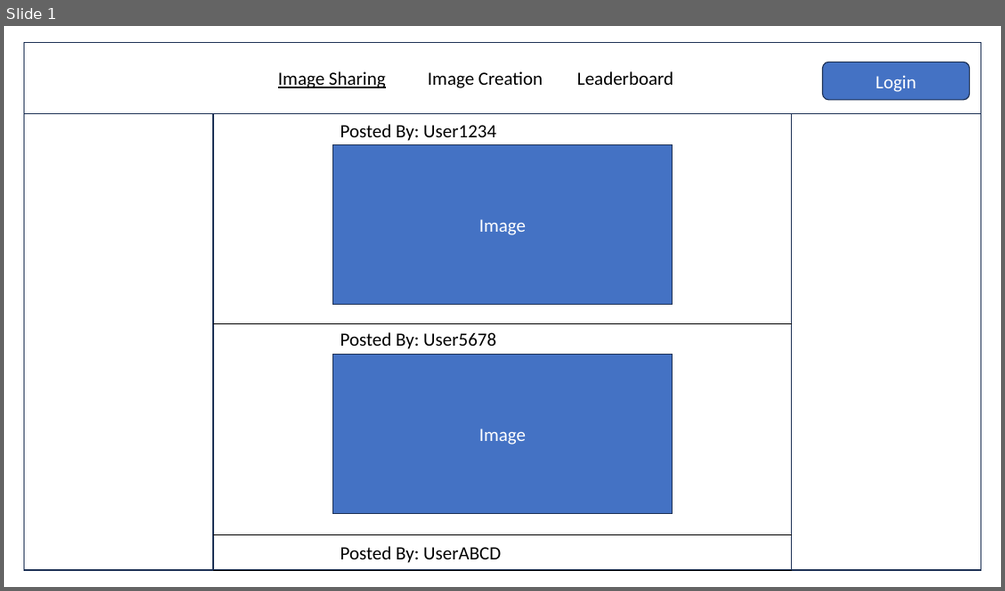
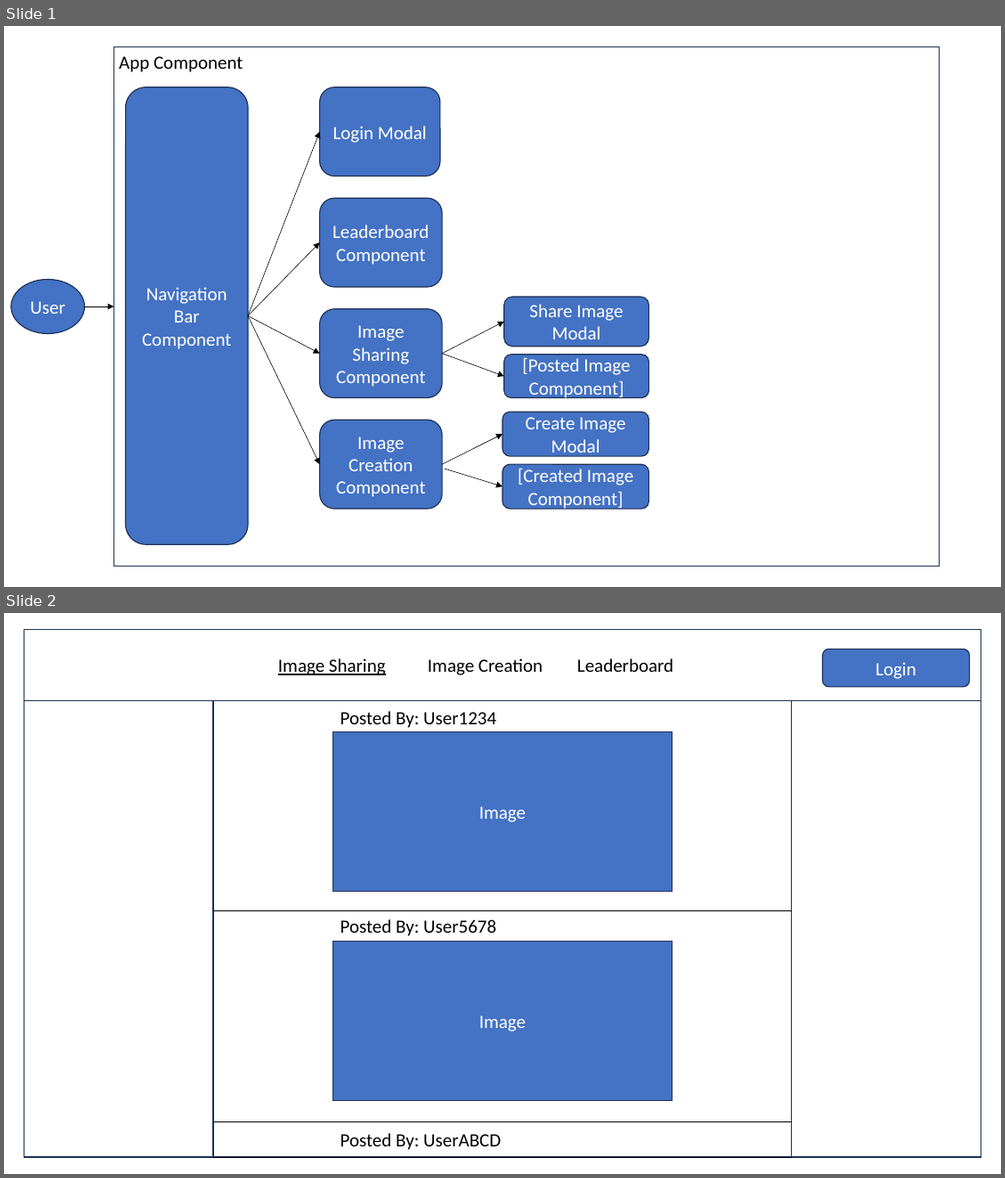
Before and after one commit to heyitsaj/CS554-Final-Project, a slide deck: documentation/final_project_planning.pptx. Shown one above the other, each under a label of ours: slide 1 before the commit, slides 1 and 2 after it. The pictures are 1005x591 and 1005x1178 pixels, drawn with LibreOffice and Linux fonts; fonts in the diff are those of the drawing. Boxes give left, top, right and bottom in pixels: in the first picture for what was removed or moved away, otherwise in the second. Text is boxed around its words. In the diff, an @@ line names an element or a change of style, - is before the commit and + after.

Commit message:
got basic structure down in powerpoint and excel. need to break things up into reasonable work sections

```diff
--- a/documentation/final_project_planning.pptx
+++ b/documentation/final_project_planning.pptx
@@ slide 1 added at box(4, 26, 1001, 587), background #FFFFFF @@
@@ rectangle added at box(114, 47, 938, 566), outline #1E3256 1 pt @@
@@ text added at box(119, 56, 243, 72), 18 pt, text #000000 @@
+App Component
@@ rounded rectangle added at box(126, 87, 249, 544), fill #4472C4, outline #1E3256 1 pt, 18 pt, text #FFFFFF @@
+Navigation Bar Component
@@ rounded rectangle added at box(320, 87, 440, 176), fill #4472C4, outline #1E3256 1 pt, 18 pt, text #FFFFFF @@
+Login Modal
@@ arrow added from (248, 316) to (320, 131), #000000 0.5 pt @@
@@ rounded rectangle added at box(320, 198, 442, 287), fill #4472C4, outline #1E3256 1 pt, 18 pt, text #FFFFFF @@
+Leaderboard
+Component
@@ arrow added from (248, 316) to (320, 242), #000000 0.5 pt @@
@@ ellipse added at box(11, 280, 84, 334), fill #4472C4, outline #1E3256 1 pt, 18 pt, text #FFFFFF @@
+User
@@ arrow added from (85, 306) to (114, 306), #000000 0.5 pt @@
@@ arrow added from (248, 316) to (320, 464), #000000 0.5 pt @@
@@ arrow added from (248, 316) to (320, 354), #000000 0.5 pt @@
@@ rounded rectangle added at box(320, 309, 442, 398), fill #4472C4, outline #1E3256 1 pt, 18 pt, text #FFFFFF @@
+Image Sharing Component
@@ rounded rectangle added at box(504, 297, 649, 346), fill #4472C4, outline #1E3256 1 pt, 18 pt, text #FFFFFF @@
+Share Image Modal
@@ arrow added from (442, 354) to (504, 321), #000000 0.5 pt @@
@@ arrow added from (442, 354) to (504, 376), #000000 0.5 pt @@
@@ rounded rectangle added at box(504, 354, 649, 398), fill #4472C4, outline #1E3256 1 pt, 18 pt, text #FFFFFF @@
+[Posted Image Component]
@@ rounded rectangle added at box(320, 420, 442, 509), fill #4472C4, outline #1E3256 1 pt, 18 pt, text #FFFFFF @@
+Image Creation
+Component
@@ rounded rectangle added at box(502, 412, 649, 456), fill #4472C4, outline #1E3256 1 pt, 18 pt, text #FFFFFF @@
+Create Image Modal
@@ arrow added from (442, 464) to (502, 434), #000000 0.5 pt @@
@@ arrow added from (445, 468) to (502, 487), #000000 0.5 pt @@
@@ rounded rectangle added at box(502, 464, 649, 508), fill #4472C4, outline #1E3256 1 pt, 18 pt, text #FFFFFF @@
+[Created Image Component]
@@ what was slide 1 is now slide 2 @@
```
Also in this commit, not shown: 2 other files.
